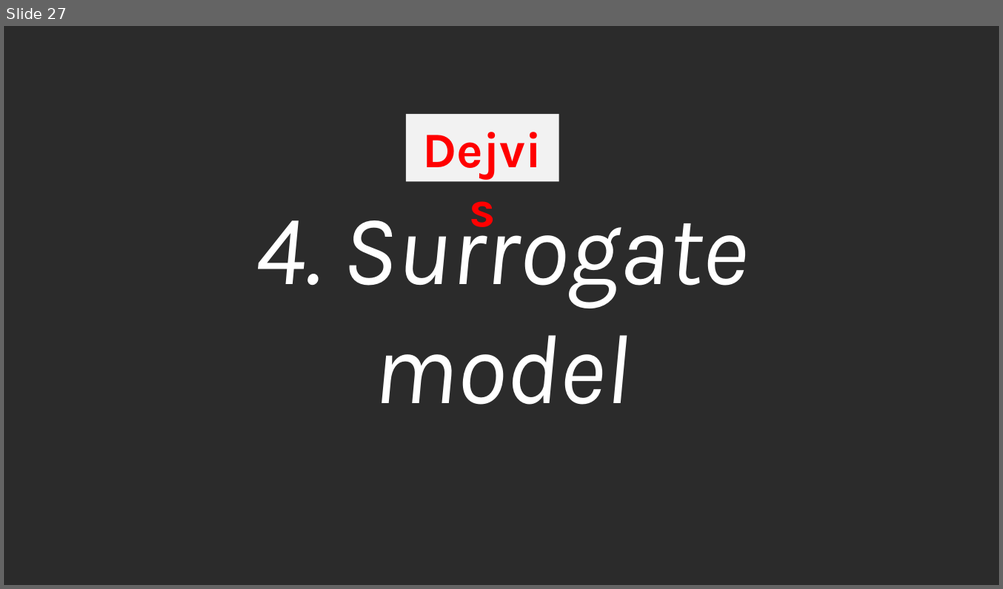
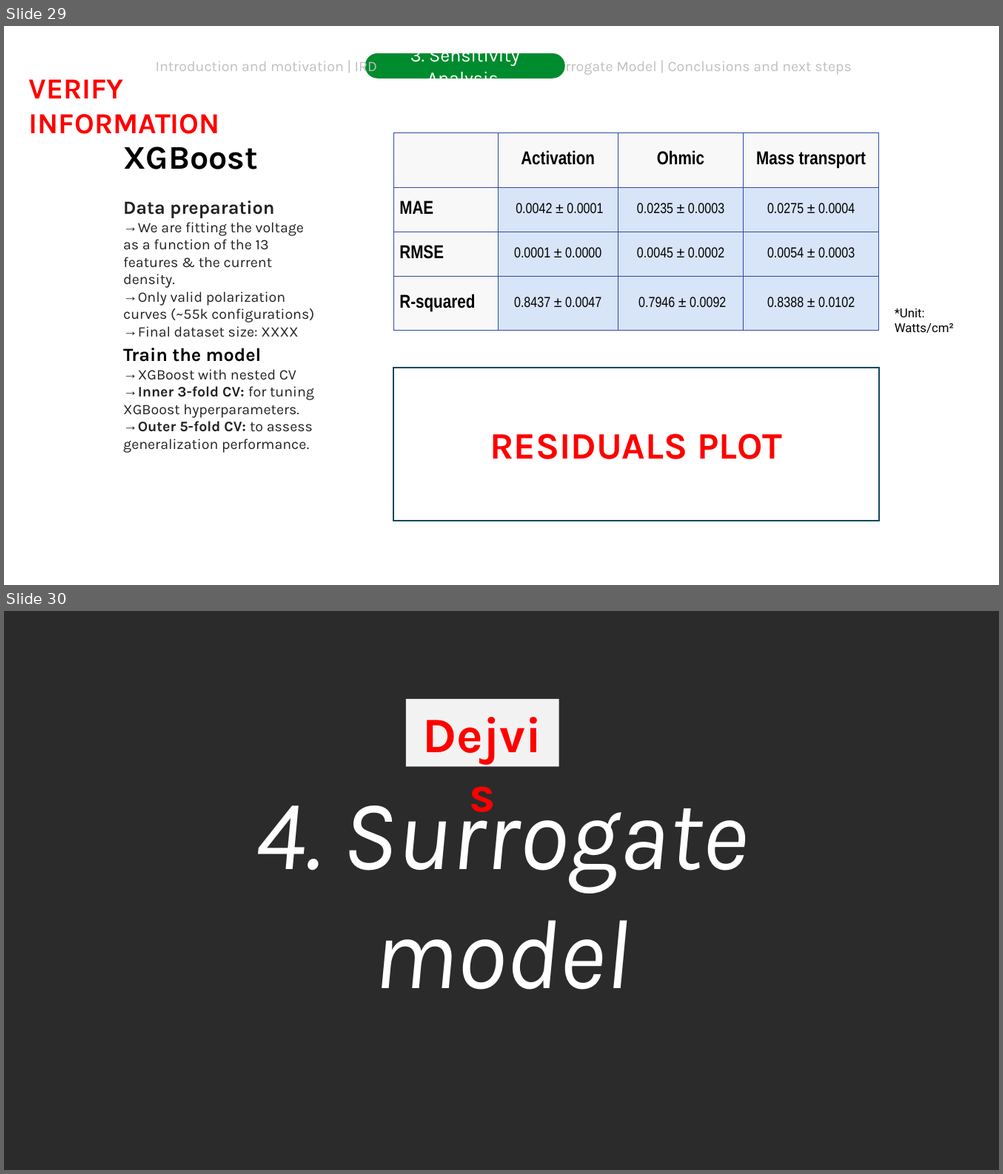
Before and after one commit to DejvisT/Sensitivity-Analysis-and-Surrogate-Modeling-of-PEM-Fuel-Cells, a slide deck: final_presentation_v1.pptx. Shown one above the other, each under a label of ours: slide 27 before the commit, slides 29 and 30 after it. The pictures are 1003x589 and 1003x1174 pixels, drawn with LibreOffice and Linux fonts; fonts in the diff are those of the drawing; background and template pictures are left out; a plain dark background stands for a picture behind light text. Boxes give left, top, right and bottom in pixels: in the first picture for what was removed or moved away, otherwise in the second. Text is boxed around its words. In the diff, an @@ line names an element or a change of style, - is before the commit and + after.

Commit message:
updates in the sensitivity analysis section

```diff
--- a/final_presentation_v1.pptx
+++ b/final_presentation_v1.pptx
@@ slide 29 added at <box>4,26,999,585</box>, background picture (left out) @@
@@ text added at <box>156,58,377,76</box>, 14 pt, text #BFBFBF @@
+Introduction and motivation | IRD
@@ rounded rectangle added at <box>365,53,565,79</box>, fill #008B2E, 18 pt, text #FFFFFF @@
+3. Sensitivity Analysis
@@ text added at <box>548,58,851,76</box>, 14 pt, text #BFBFBF @@
+Surrogate Model | Conclusions and next steps
@@ text added at <box>29,79,220,134</box>, 28 pt, text #FF0000, bold @@
+VERIFY INFORMATION
@@ table added at <box>393,133,879,331</box>, 4 rows, 4 columns @@
+ | Activation | Ohmic | Mass transport
+MAE | 0.0042 ± 0.0001 | 0.0235 ± 0.0003 | 0.0275 ± 0.0004
+RMSE | 0.0001 ± 0.0000 | 0.0045 ± 0.0002 | 0.0054 ± 0.0003
+R-squared | 0.8437 ± 0.0047 | 0.7946 ± 0.0092 | 0.8388 ± 0.0102
@@ text added at <box>123,147,258,170</box>, 32 pt, text #000000, bold @@
+XGBoost
@@ text added at <box>123,201,314,338</box>, 14 pt, text #242121 @@
+Data preparation
+→ We are fitting the voltage as a function of the 13 features & the current density.
+→ Only valid polarization curves (~55k configurations)
+→ Final dataset size: XXXX
@@ page number added at <box>7,219,43,255</box>, 16 pt, text #FFFFFF, bold @@
+29
@@ text added at <box>894,309,953,333</box>, 12 pt, text #000000 @@
+*Unit:
+Watts/cm²
@@ text added at <box>123,348,314,453</box>, 14 pt, text #242121 @@
+Train the model
+→ XGBoost with nested CV
+→ Inner 3-fold CV: for tuning XGBoost hyperparameters.
+→ Outer 5-fold CV: to assess generalization performance.
@@ rectangle added at <box>393,368,879,520</box>, outline #104760 1.5 pt, 36 pt, text #FF0000, bold @@
+RESIDUALS PLOT
@@ what was slide 27 is now slide 30 @@
```
Also in this commit, not shown: 12 slides changed, 3 other slides added, 1 slide removed.
